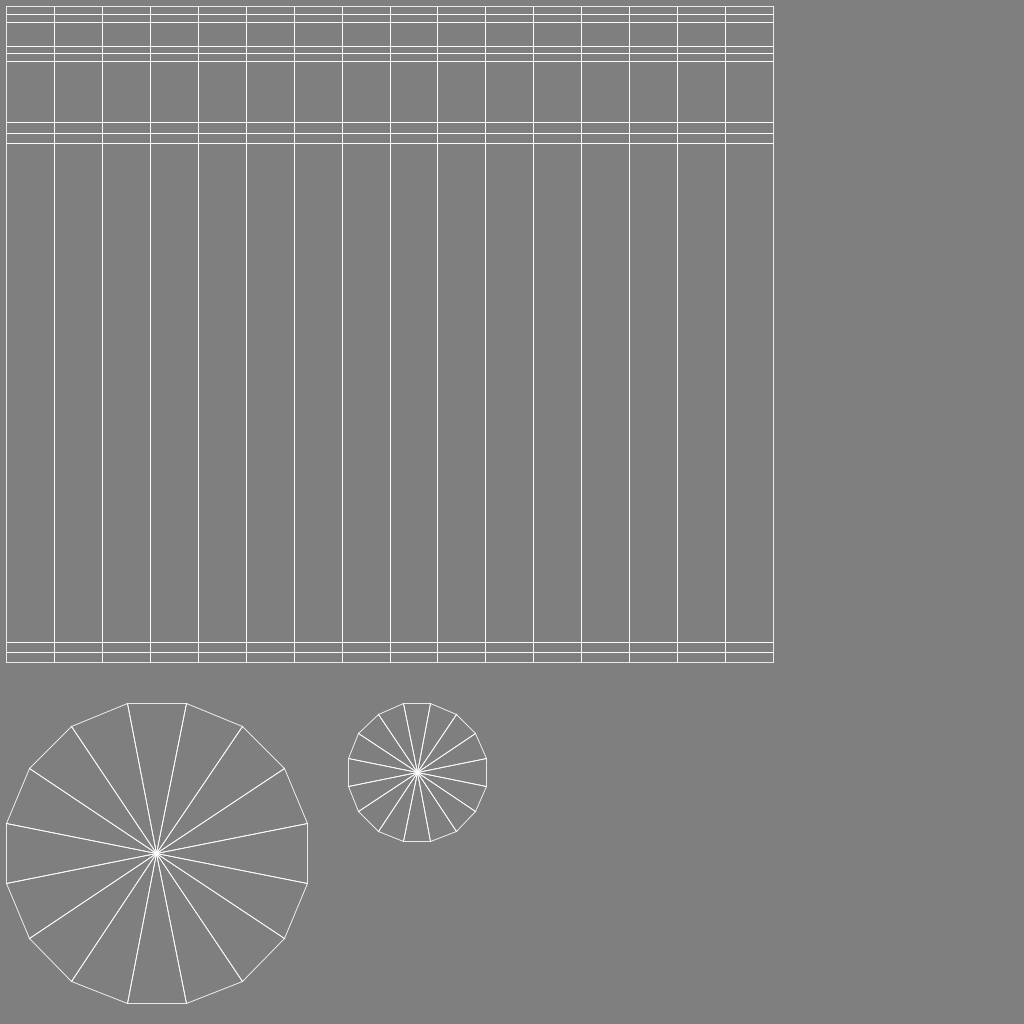
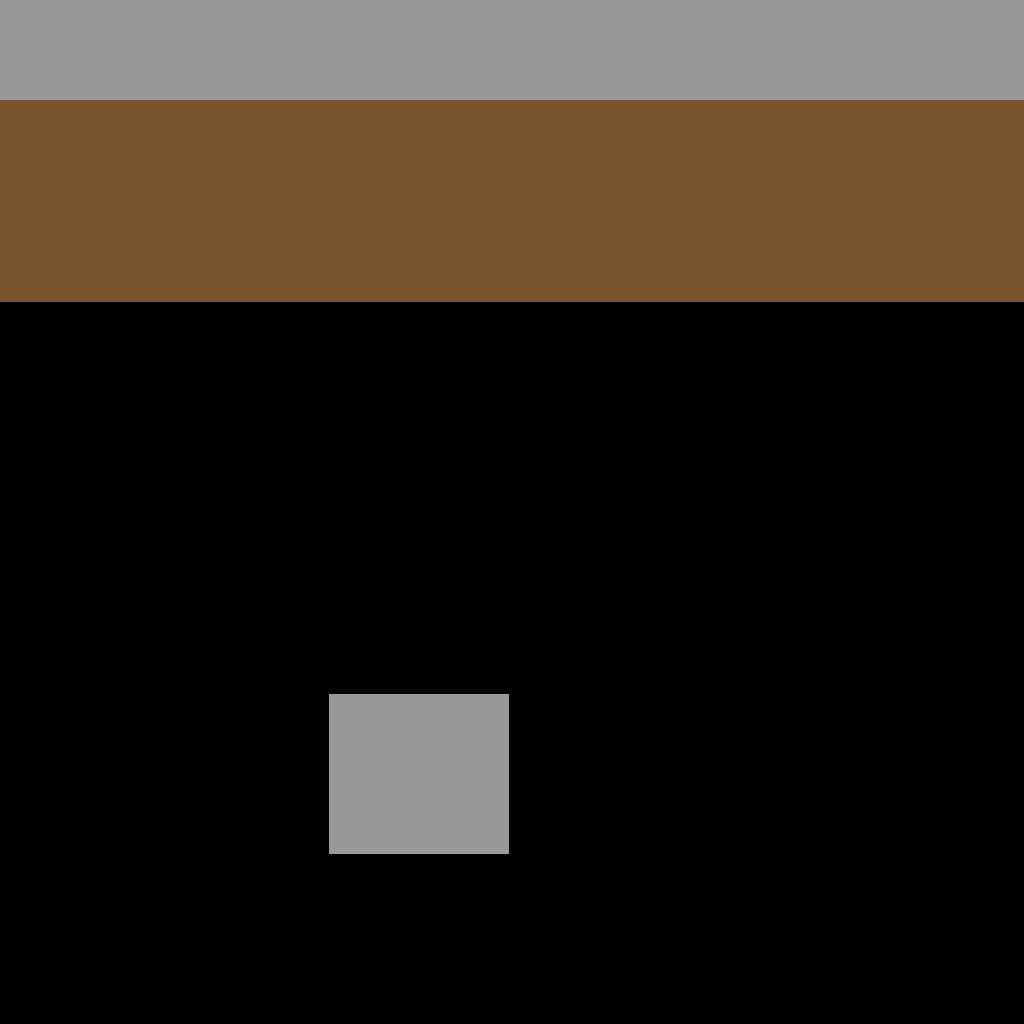
Before/after of a 1024px x 1024px layered artwork. What changed in the layer stack:
hid "UV Mesh Layer" over left=5, top=6, right=774, bottom=1005
added layer "Calque 1" above "Background" over left=0, top=0, right=1024, bottom=1024
